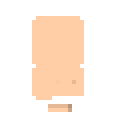
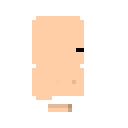
Before/after of a 128×128 layered artwork. What changed in the layer stack:
painted on "Layer 1" over <box>76,48,84,52</box>
